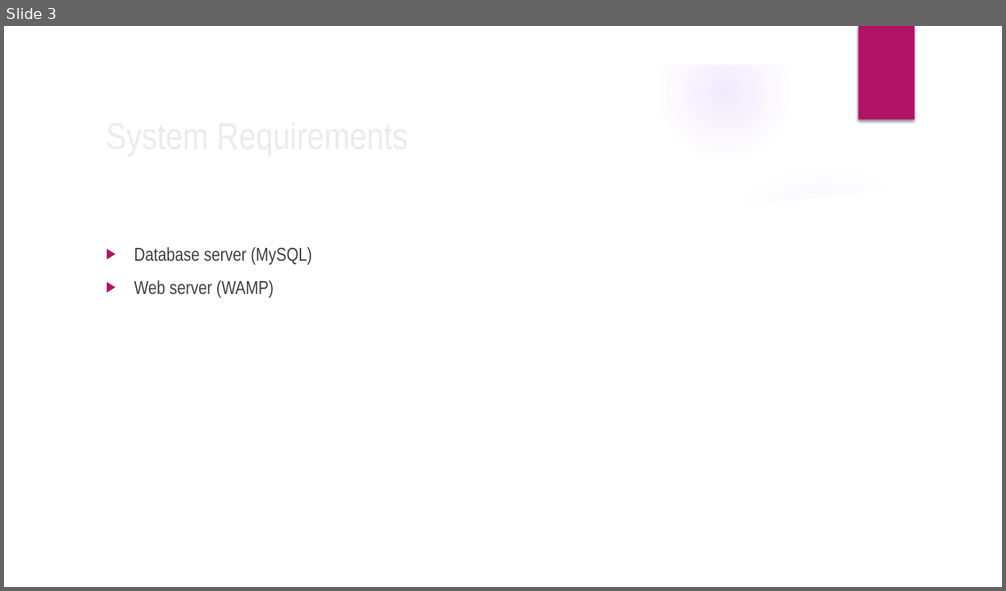
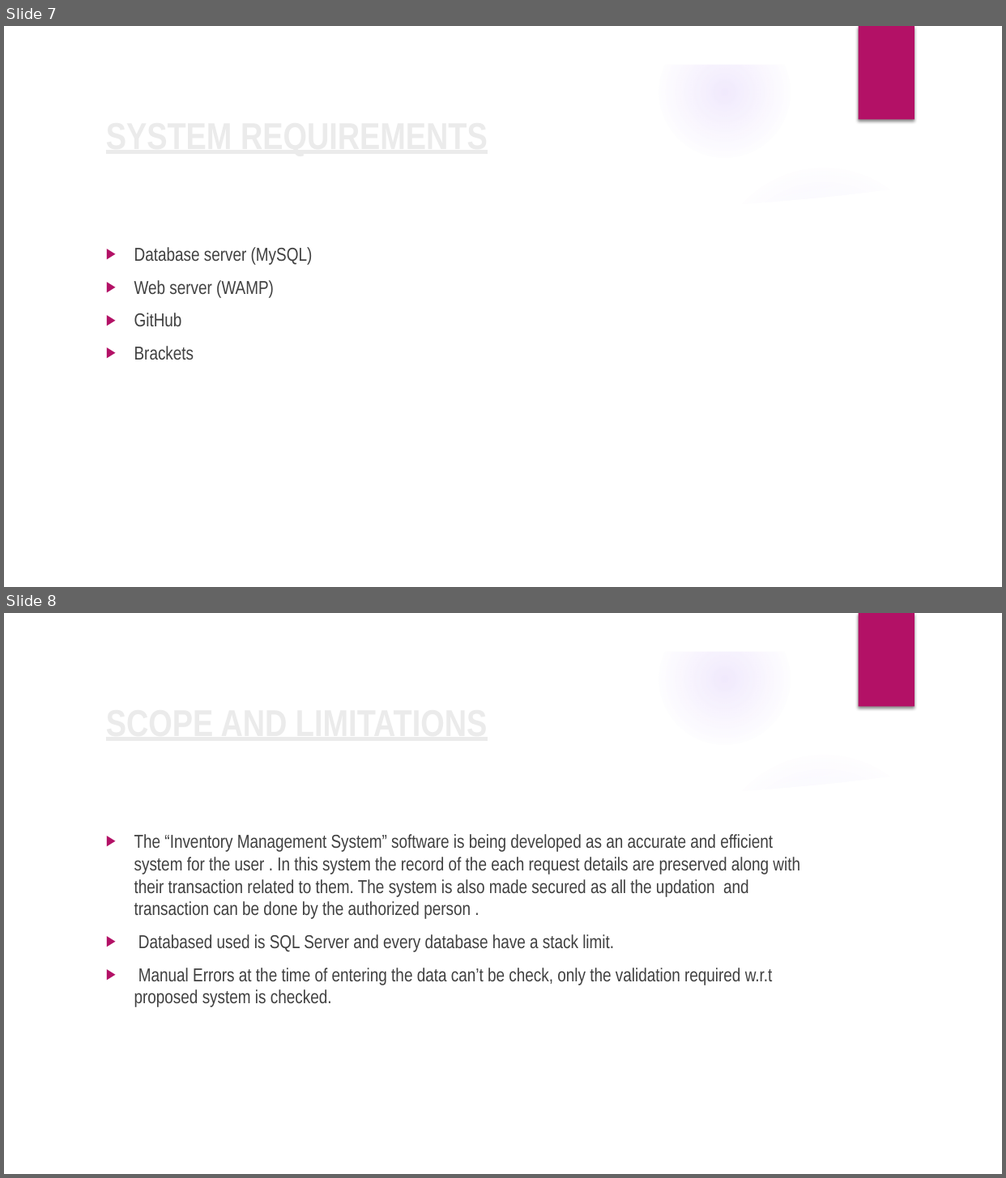
Before and after one commit to goreshankar14/AviationInstrumentManagementSystem, a slide deck: PPT.pptx. Shown one above the other, each under a label of ours: slide 3 before the commit, slides 7 and 8 after it. The pictures are 1006x591 and 1006x1178 pixels, drawn with LibreOffice and Linux fonts; fonts in the diff are those of the drawing; background and template pictures are left out. Boxes give left, top, right and bottom in pixels: in the first picture for what was removed or moved away, otherwise in the second. Text is boxed around its words. In the diff, an @@ line names an element or a change of style, - is before the commit and + after.

```diff
--- a/PPT.pptx
+++ b/PPT.pptx
@@ slide 8 added at (4, 613, 1002, 1174), background picture (left out); not listed: 9 template elements that a slide beside it also shows @@
@@ text added at (134, 834, 800, 1007), 18 pt, text #404040 @@
+▶ The “Inventory Management System” software is being developed as an accurate and efficient system for the user . In this system the record of the each request details are preserved along with their transaction related to them. The system is also made secured as all the updation and transaction can be done by the authorized person .
+▶ Databased used is SQL Server and every database have a stack limit.
+▶ Manual Errors at the time of entering the data can’t be check, only the validation required w.r.t proposed system is checked.
@@ title added at (690, 834, 716, 848), 36 pt, text #EBEBEB, bold, underline @@
+SCOPE AND LIMITATIONS
@@ what was slide 3 is now slide 7 @@
@@ slide 7 changed as well @@
@@ title at (98, 105, 816, 163): text changed; bold on @@
-System Requirements
+SYSTEM REQUIREMENTS
@@ text at (134, 313, 194, 360): paragraphs added @@
+▶ GitHub
+▶ Brackets
```
Also in this commit, not shown: 3 other slides changed, 4 other slides added, 1 slide removed.
